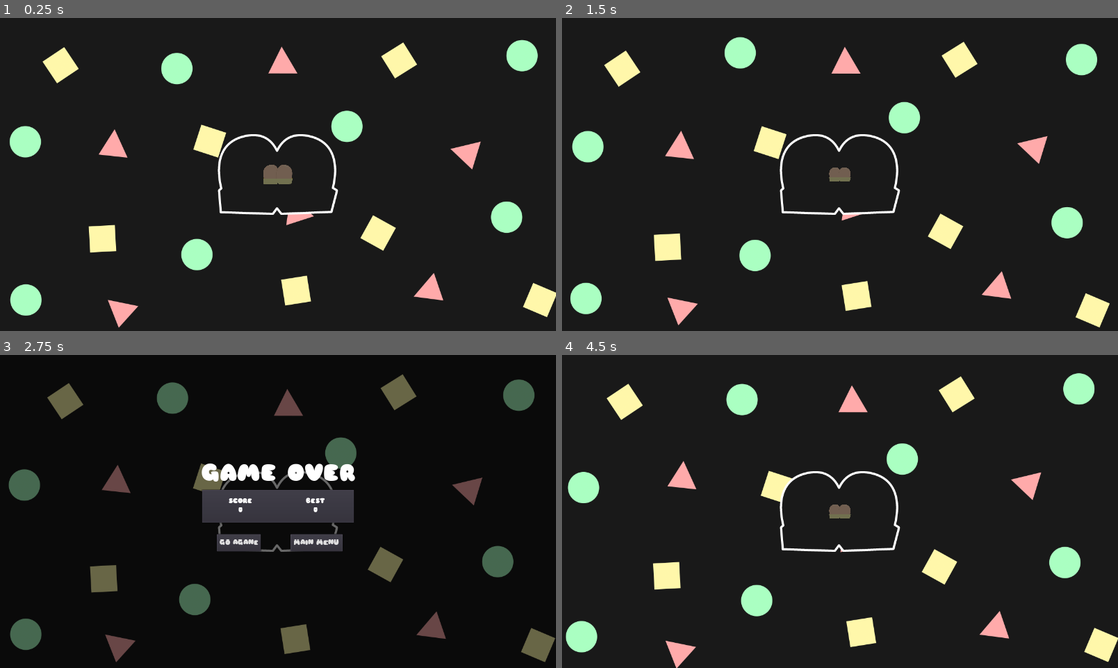
Above: before the commit, frames 1-4 (two rows, left to right).
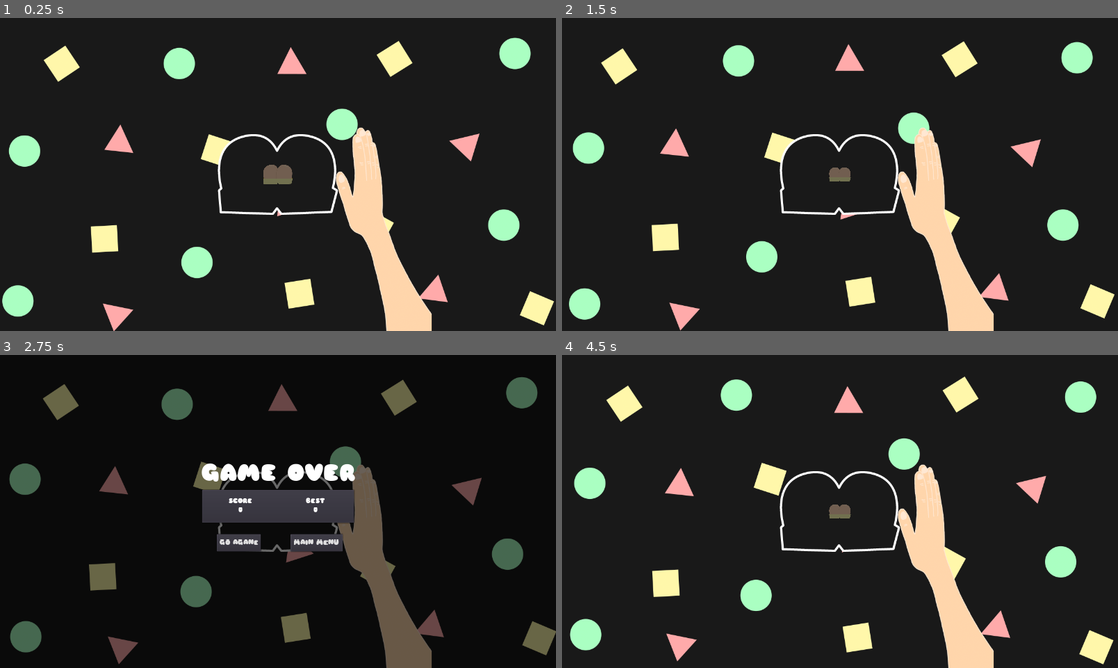
Above: after the commit, the same moments.

Repository: MikeTeok/test_butt_name
Game: Godot game, scene res://scenes/Game.tscn
Two runs of this game, one before a commit and one after it. Both use one fixed random seed, a clock stepped at 60 frames per second and the inputs below.
Inputs:
- Up to frame 1 (0.25 s): no input
- Up to frame 2 (1.5 s): tap Space (ui_select) at 0.6, 0.77, 1.07 s; click "GO AGANE" at 1.25 s
- Up to frame 3 (2.75 s): tap Space (ui_select) at 2.1, 2.27, 2.57 s
- Up to frame 4 (4.5 s): click "GO AGANE" at 2.75 s; tap Space (ui_select) at 3.6 s; click "GO AGANE" at 4.25 s

The runs differ from the first frame. In frame 1, 8.6% of the frame differs, in the area x 0-100%, y 6-100%; in frame 2, 8.3%; in frame 3, 7.4%; in frame 4, 8.2%.

Commit message:
Add handSlapEffect
Add handSlapEffect

Diff:
--- a/scenes/Background.tscn
+++ b/scenes/Background.tscn
@@ -231,6 +231,6 @@
 
 [node name="AnimatedSprite" type="AnimatedSprite" parent="."]
 frames = SubResource( 1 )
-frame = 205
+frame = 134
 playing = true
 centered = false
--- a/scenes/ButtBouncyEffect.tscn
+++ b/scenes/ButtBouncyEffect.tscn
@@ -57,7 +57,7 @@
 
 [node name="ButtBouncyEffect" type="AnimatedSprite"]
 frames = SubResource( 1 )
-frame = 11
+frame = 7
 playing = true
 script = ExtResource( 31 )
 
--- /dev/null
+++ b/scenes/HandSlapEffect.gd
@@ -0,0 +1,8 @@
+extends AnimatedSprite
+
+func _ready():
+	frame = 0
+
+func _on_HandSlapEffect_animation_finished():
+	stop()
+	frame = 0
--- /dev/null
+++ b/scenes/HandSlapEffect.tscn
@@ -0,0 +1,32 @@
+[gd_scene load_steps=16 format=2]
+
+[ext_resource path="res://sprites/HandSlapEffect/Comp 1_00010.png" type="Texture" id=1]
+[ext_resource path="res://sprites/HandSlapEffect/Comp 1_00004.png" type="Texture" id=2]
+[ext_resource path="res://sprites/HandSlapEffect/Comp 1_00002.png" type="Texture" id=3]
+[ext_resource path="res://sprites/HandSlapEffect/Comp 1_00009.png" type="Texture" id=4]
+[ext_resource path="res://sprites/HandSlapEffect/Comp 1_00011.png" type="Texture" id=5]
+[ext_resource path="res://sprites/HandSlapEffect/Comp 1_00003.png" type="Texture" id=6]
+[ext_resource path="res://sprites/HandSlapEffect/Comp 1_00008.png" type="Texture" id=7]
+[ext_resource path="res://sprites/HandSlapEffect/Comp 1_00006.png" type="Texture" id=8]
+[ext_resource path="res://sprites/HandSlapEffect/Comp 1_00005.png" type="Texture" id=9]
+[ext_resource path="res://sprites/HandSlapEffect/Comp 1_00012.png" type="Texture" id=10]
+[ext_resource path="res://sprites/HandSlapEffect/Comp 1_00001.png" type="Texture" id=11]
+[ext_resource path="res://sprites/HandSlapEffect/Comp 1_00007.png" type="Texture" id=12]
+[ext_resource path="res://sprites/HandSlapEffect/Comp 1_00000.png" type="Texture" id=13]
+[ext_resource path="res://scenes/HandSlapEffect.gd" type="Script" id=14]
+
+[sub_resource type="SpriteFrames" id=1]
+animations = [ {
+"frames": [ ExtResource( 13 ), ExtResource( 11 ), ExtResource( 3 ), ExtResource( 6 ), ExtResource( 2 ), ExtResource( 9 ), ExtResource( 8 ), ExtResource( 12 ), ExtResource( 7 ), ExtResource( 4 ), ExtResource( 1 ), ExtResource( 5 ), ExtResource( 10 ) ],
+"loop": false,
+"name": "slap",
+"speed": 75.0
+} ]
+
+[node name="HandSlapEffect" type="AnimatedSprite"]
+frames = SubResource( 1 )
+animation = "slap"
+offset = Vector2( 150, 70 )
+script = ExtResource( 14 )
+
+[connection signal="animation_finished" from="." to="." method="_on_HandSlapEffect_animation_finished"]
--- a/scenes/butt outline.tscn
+++ b/scenes/butt outline.tscn
@@ -1,8 +1,9 @@
-[gd_scene load_steps=4 format=2]
+[gd_scene load_steps=5 format=2]
 
 [ext_resource path="res://sprites/ButtOutline.png" type="Texture" id=1]
 [ext_resource path="res://scripts/butt outline.gd" type="Script" id=2]
 [ext_resource path="res://sprites/ButtOutlineBackground.png" type="Texture" id=3]
+[ext_resource path="res://scenes/HandSlapEffect.tscn" type="PackedScene" id=4]
 
 [node name="butt_outline" type="Node2D"]
 script = ExtResource( 2 )
@@ -13,3 +14,5 @@
 
 [node name="Sprite" type="Sprite" parent="."]
 texture = ExtResource( 1 )
+
+[node name="HandSlapEffect" parent="." instance=ExtResource( 4 )]
--- a/scripts/ButtBouncyEffect.gd
+++ b/scripts/ButtBouncyEffect.gd
@@ -3,5 +3,5 @@
 func _ready():
 	frame = 0
 
-func _on_AnimationPlayer_animation_finished(anim_name):
+func _on_AnimationPlayer_animation_finished(_anim_name):
 	queue_free()
--- a/scripts/Game.gd
+++ b/scripts/Game.gd
@@ -8,6 +8,7 @@
 
 onready var comboUI = $ComboUI
 onready var gameOverUI = $GameOverUI
+onready var handSlapEffect = $"butt outline/HandSlapEffect"
 onready var theme_mode setget set_theme
 
 func _ready():
@@ -16,6 +17,7 @@
 
 func _input(_delta):
 	if(Input.is_action_just_pressed("ui_select")):
+		play_animation()
 		delete_butt_note()
 
 func init():
@@ -34,6 +36,9 @@
 	for butt_note_delete in butt_note_list:
 		butt_note_delete.queue_free()
 	butt_note_list = []
+
+func play_animation():
+	handSlapEffect.play("slap")
 
 func delete_butt_note():
 	var butt_note_delete = butt_note_list.pop_front()
--- a/scripts/butt outline.gd
+++ b/scripts/butt outline.gd
@@ -4,13 +4,13 @@
 
 # Called when the node enters the scene tree for the first time.
 func _ready():
-	$Sprite.modulate = Color("111111")
+	$Sprite.modulate = Color("1A1A1A")
 	$Background.modulate = Color("ffffff")
 
 func set_theme(new_mode):
 	theme_mode = new_mode
 	if theme_mode == "Light mode":
-		$Sprite.modulate = Color("111111")
+		$Sprite.modulate = Color("1A1A1A")
 		$Background.modulate = Color("ffffff")
 	elif theme_mode == "Dark mode":
 		$Sprite.modulate = Color("ffffff")
Binary file changed: sprites/BouncyEffect/Butt design_00000.png
Binary file changed: sprites/BouncyEffect/Butt design_00001.png
Binary file changed: sprites/BouncyEffect/Butt design_00002.png
Binary file changed: sprites/BouncyEffect/Butt design_00003.png
Binary file changed: sprites/BouncyEffect/Butt design_00004.png
Binary file changed: sprites/BouncyEffect/Butt design_00005.png
Binary file changed: sprites/BouncyEffect/Butt design_00006.png
Binary file changed: sprites/BouncyEffect/Butt design_00007.png
Binary file changed: sprites/BouncyEffect/Butt design_00008.png
Binary file changed: sprites/BouncyEffect/Butt design_00009.png
Binary file changed: sprites/BouncyEffect/Butt design_00010.png
Binary file changed: sprites/BouncyEffect/Butt design_00011.png
(and 45 more such lines)
